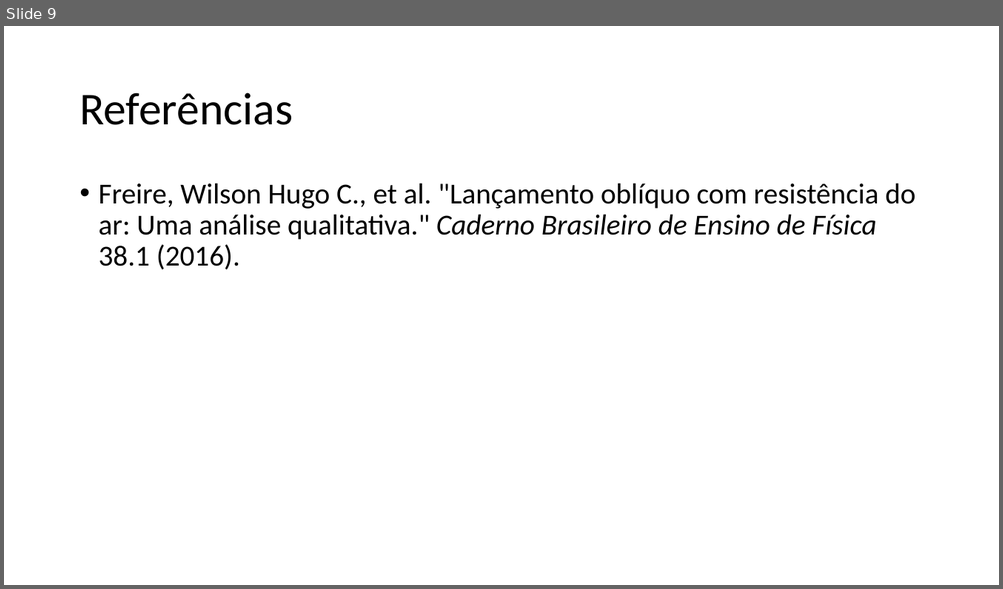
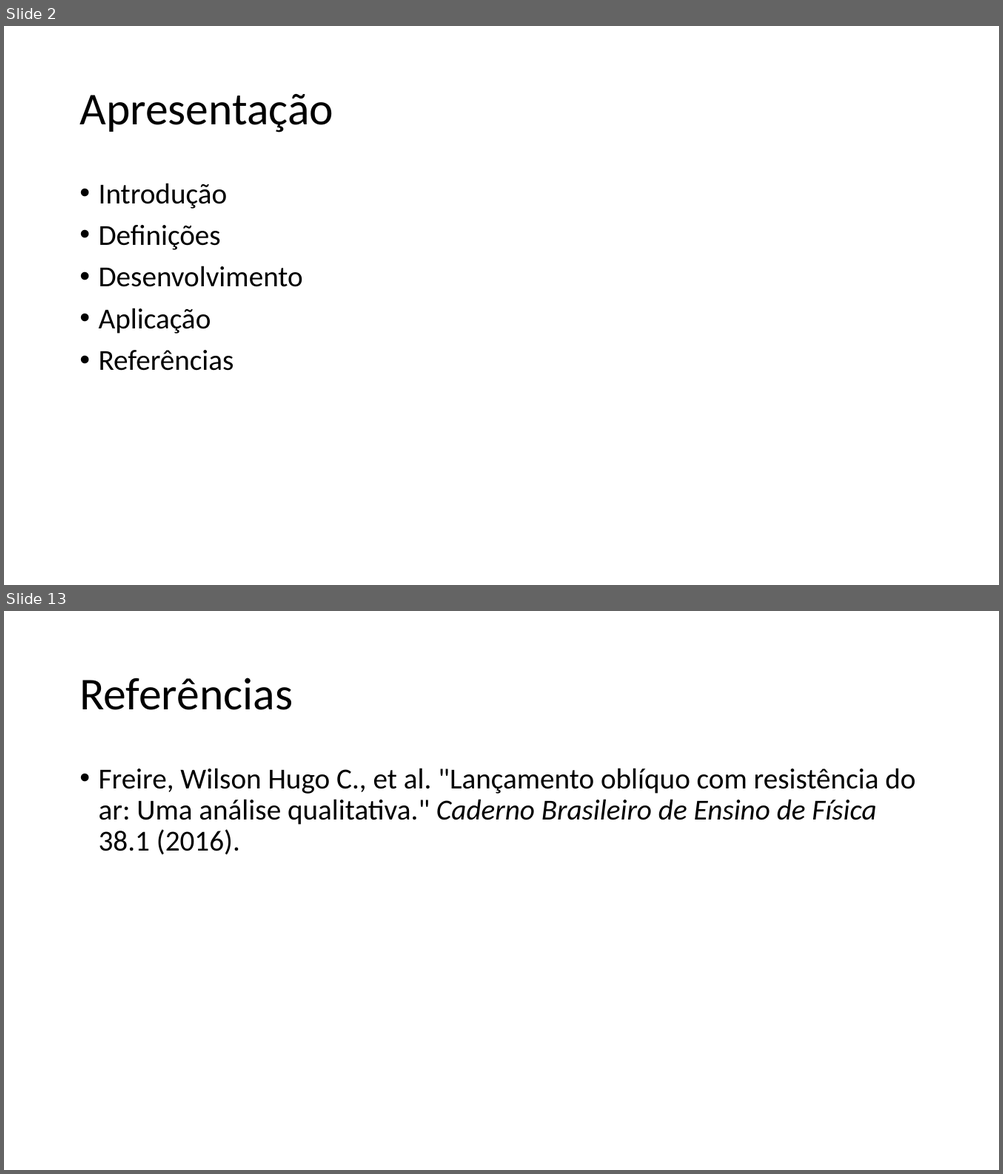
Before and after one commit to jonatanrinckus/SimulacaoDiscretaTrabalhoM2, a slide deck: new/Estudo Modelagem Bifocal.pptx. Shown one above the other, each under a label of ours: slide 9 before the commit, slides 2 and 13 after it; the slides between them are not shown. The pictures are 1003x589 and 1003x1174 pixels, drawn with LibreOffice and Linux fonts; fonts in the diff are those of the drawing. Boxes give left, top, right and bottom in pixels: in the first picture for what was removed or moved away, otherwise in the second. Text is boxed around its words. In the diff, an @@ line names an element or a change of style, - is before the commit and + after.

```diff
--- a/new/Estudo Modelagem Bifocal.pptx
+++ b/new/Estudo Modelagem Bifocal.pptx
@@ slide 2 added at (x1=4, y1=26, x2=999, y2=585), background #FFFFFF @@
@@ title added at (x1=79, y1=94, x2=333, y2=133), 44 pt, text #000000 @@
+Apresentação
@@ text added at (x1=99, y1=183, x2=303, y2=371), 28 pt, text #000000 @@
+• Introdução
+• Definições
+• Desenvolvimento
+• Aplicação
+• Referências
@@ what was slide 9 is now slide 13 @@
```
Also in this commit, not shown: 7 slides changed, 3 other slides added.
